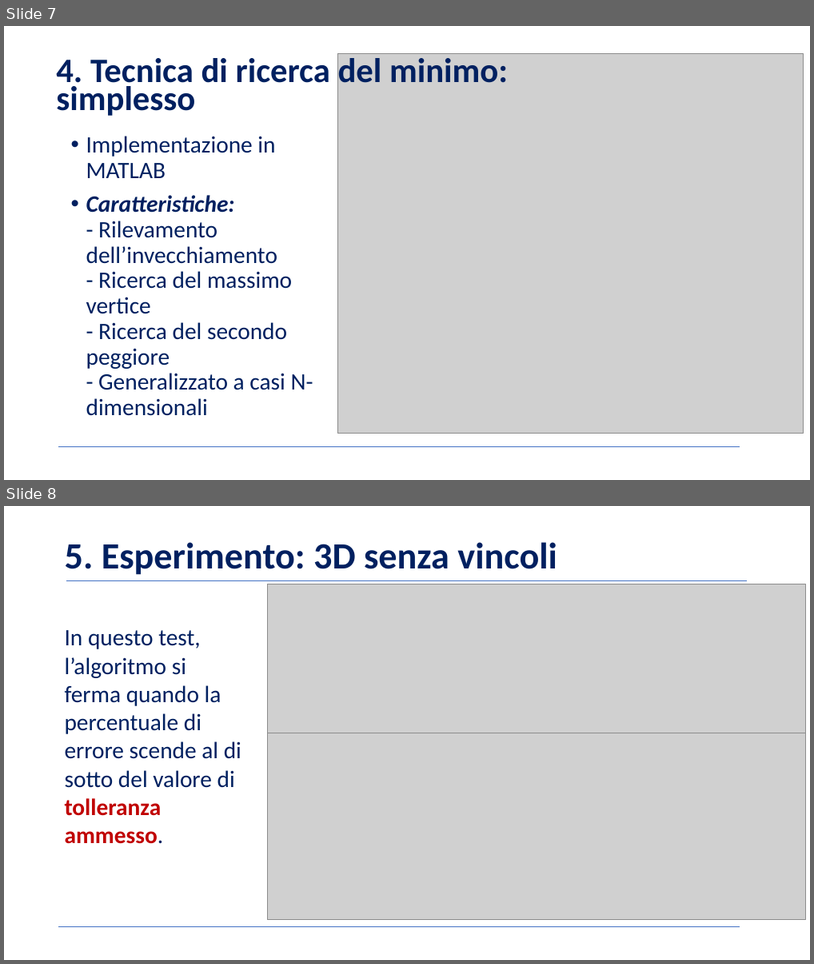
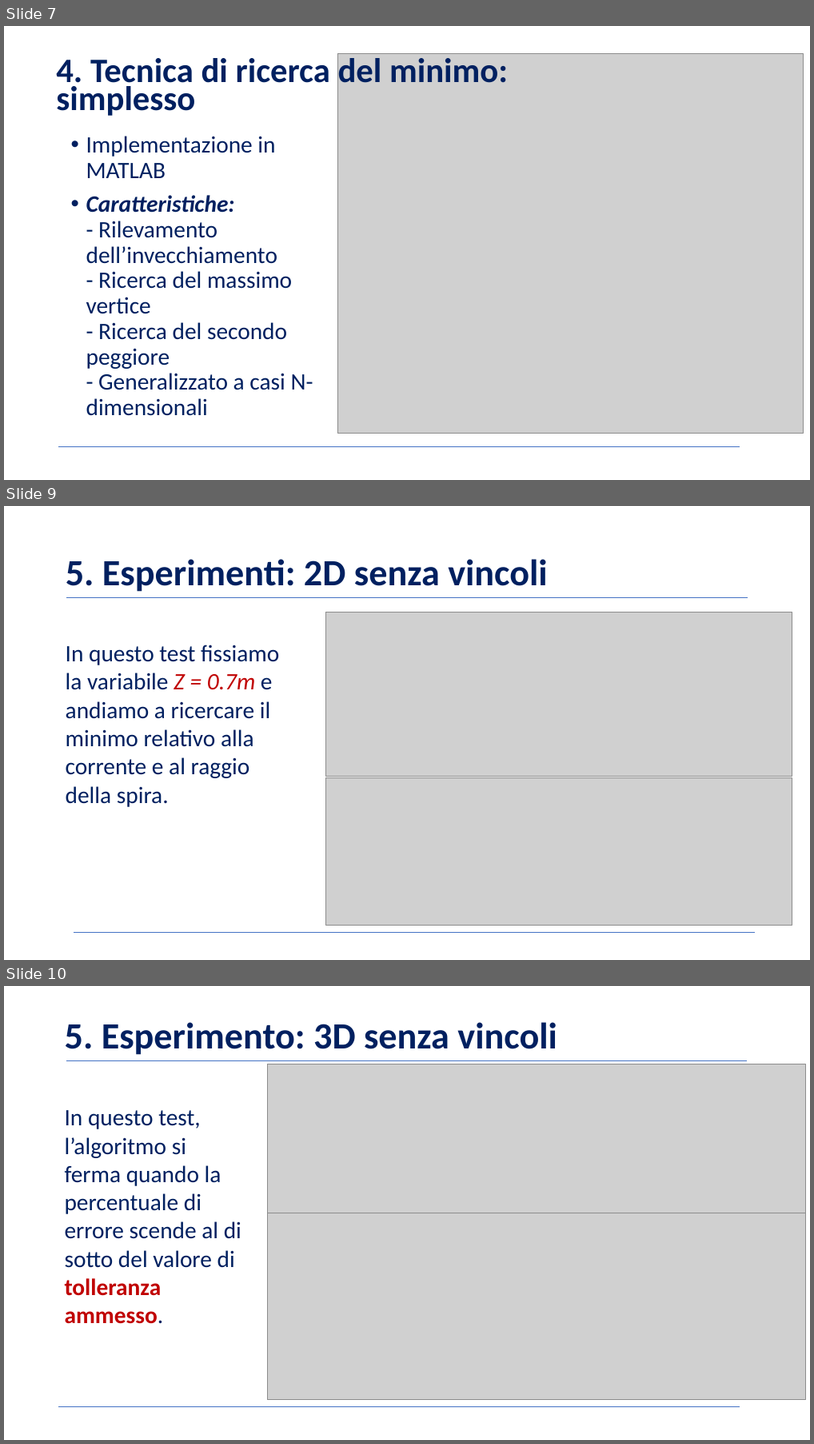
Before and after one commit to BernardoGiordano/NelderMeadMethod, a slide deck: writeup/Slides.pptx. Shown one above the other, each under a label of ours: slides 7 and 8 before the commit, slides 7, 9 and 10 after it; the slides between them are not shown. The pictures are 814x964 and 814x1444 pixels, drawn with LibreOffice and Linux fonts; fonts in the diff are those of the drawing; grey boxes stand for pictures; background and template pictures are left out. Boxes give left, top, right and bottom in pixels: in the first picture for what was removed or moved away, otherwise in the second. Text is boxed around its words. In the diff, an @@ line names an element or a change of style, - is before the commit and + after.

```diff
--- a/writeup/Slides.pptx
+++ b/writeup/Slides.pptx
@@ slide 9 added at (x1=4, y1=506, x2=810, y2=960), background picture (left out) @@
@@ title added at (x1=66, y1=559, x2=547, y2=592), 44 pt, text #002060, bold @@
+5. Esperimenti: 2D senza vincoli
@@ line added from (66, 598) to (748, 598), #4472C4 0.5 pt @@
@@ picture added at (x1=326, y1=612, x2=792, y2=776) @@
@@ text added at (x1=66, y1=644, x2=279, y2=807), 28 pt, text #002060 @@
+In questo test fissiamo la variabile Z = 0.7m e andiamo a ricercare il minimo relativo alla corrente e al raggio della spira.
@@ picture added at (x1=326, y1=778, x2=792, y2=924) @@
@@ line added from (74, 932) to (755, 932), #4472C4 0.5 pt @@
@@ what was slide 8 is now slide 10 @@
```
Also in this commit, not shown: 3 other slides added, 1 slide removed.
